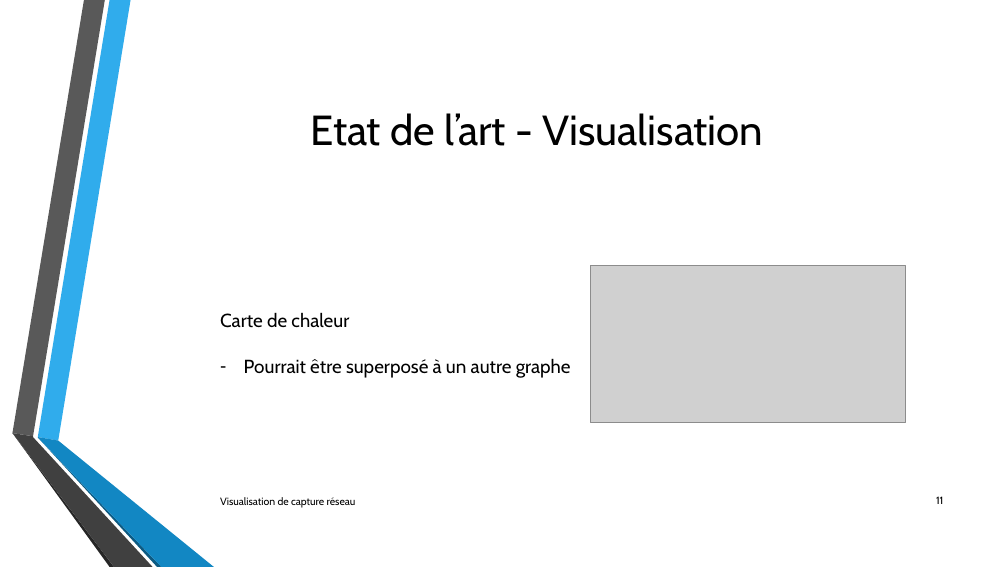
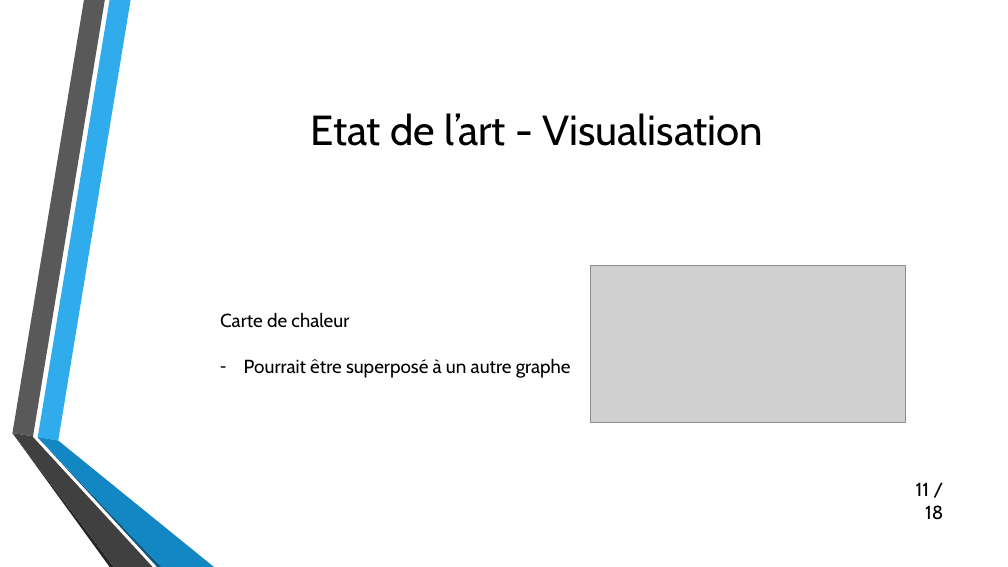
Before and after one commit to lechinoix/Pcap-visualization-project, a slide deck: slide 11 of Présentation de mi-projet/Outils de visualisation de capture réseau.pptx. Drawn at 1008x567 pixels with LibreOffice and Linux fonts; fonts in the diff are those of the drawing; grey boxes stand for pictures; background and template pictures are left out. Boxes give left, top, right and bottom in pixels: in the first picture for what was removed or moved away, otherwise in the second. Text is boxed around its words. In the diff, an @@ line names an element or a change of style, - is before the commit and + after.

```diff
--- a/Présentation de mi-projet/Outils de visualisation de capture réseau.pptx
+++ b/Présentation de mi-projet/Outils de visualisation de capture réseau.pptx
@@ text removed at bbox=[220, 497, 356, 508] @@
-Visualisation de capture réseau
@@ text at bbox=[916, 482, 943, 520]: text changed; size 10 to 18 pt @@
-11
+11 / 18
```
Also in this commit, not shown: 15 other slides changed, 2 slides added, 1 slide removed.
